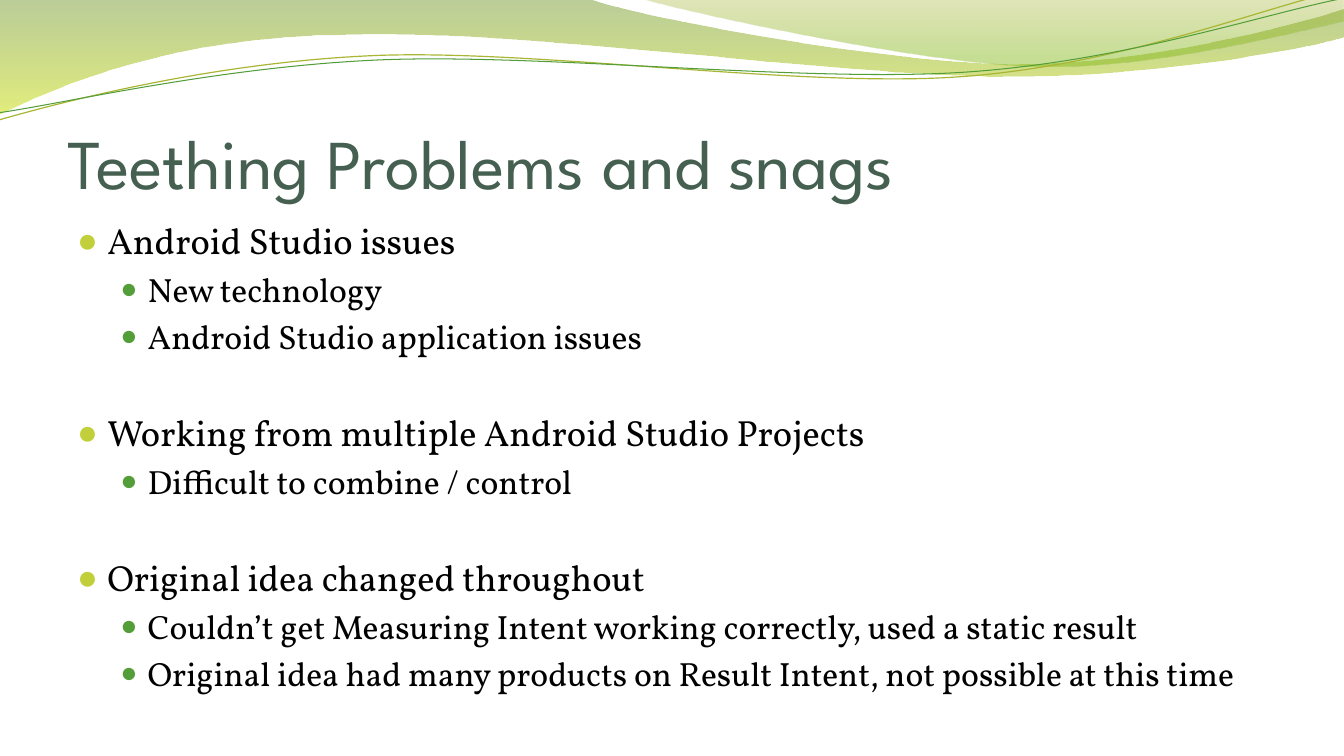
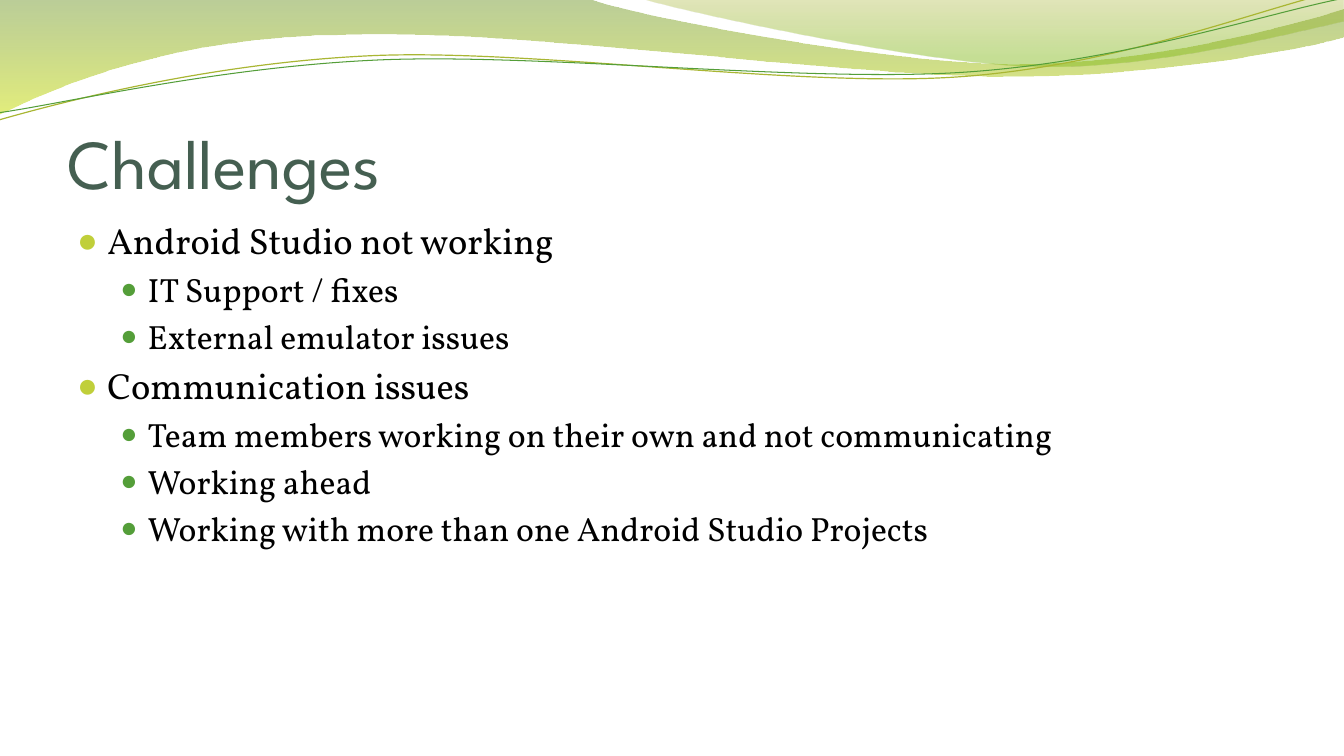
Before and after one commit to CedricVz/AAA, a slide deck: slide 4 of Final presentation.pptx (slide 7 before the commit). Drawn at 1344x756 pixels with LibreOffice and Linux fonts; fonts in the diff are those of the drawing; background and template pictures are left out. Boxes give left, top, right and bottom in pixels: in the first picture for what was removed or moved away, otherwise in the second. Text is boxed around its words. In the diff, an @@ line names an element or a change of style, - is before the commit and + after.

```diff
--- a/Final presentation.pptx
+++ b/Final presentation.pptx
@@ title at (x1=67, y1=141, x2=380, y2=205): text changed @@
-Teething Problems and snags
+Challenges
@@ text at (x1=107, y1=228, x2=1052, y2=550): text changed @@
-● Android Studio issues
-  ● New technology
-  ● Android Studio application issues
-● Working from multiple Android Studio Projects
-  ● Difficult to combine / control
-● Original idea changed throughout
-  ● Couldn’t get Measuring Intent working correctly, used a static result
-  ● Original idea had many products on Result Intent, not possible at this time
+● Android Studio not working
+  ● IT Support / fixes
+  ● External emulator issues
+● Communication issues
+  ● Team members working on their own and not communicating
+  ● Working ahead
+  ● Working with more than one Android Studio Projects
```
Also in this commit, not shown: 3 other slides changed, 2 slides added, 4 slides removed, 2 other files.
